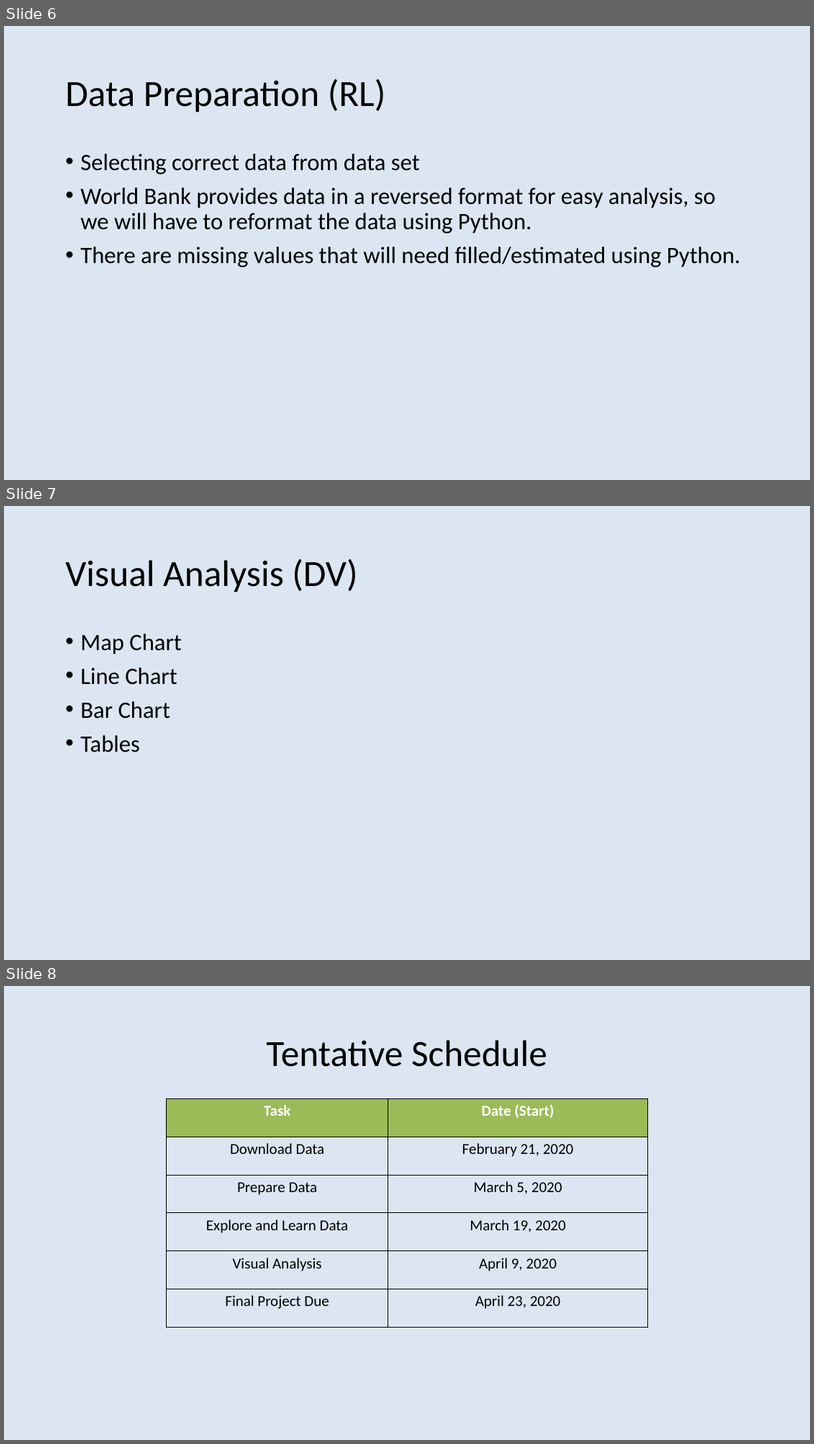
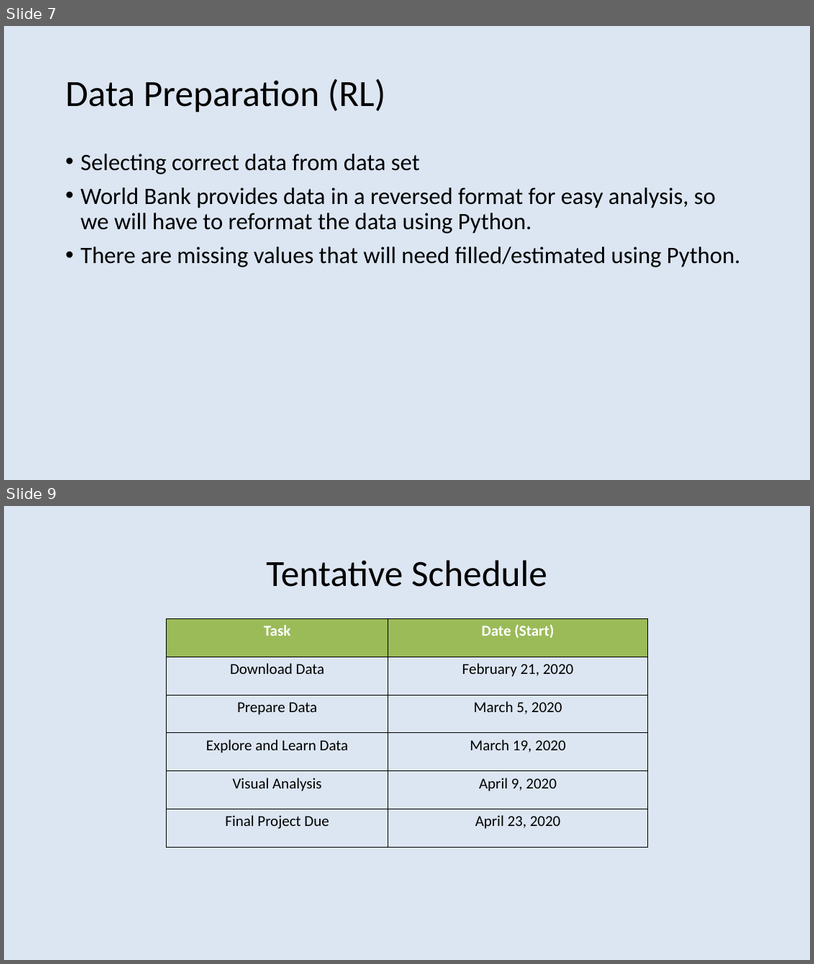
Before and after one commit to dustinak80/Information-Visualization, a slide deck: Project/Project Proposal.pptx. Shown one above the other, each under a label of ours: slides 6, 7 and 8 before the commit, slides 7 and 9 after it; the slides between them are not shown. The pictures are 814x1444 and 814x964 pixels, drawn with LibreOffice and Linux fonts; fonts in the diff are those of the drawing. Boxes give left, top, right and bottom in pixels: in the first picture for what was removed or moved away, otherwise in the second. Text is boxed around its words. In the diff, an @@ line names an element or a change of style, - is before the commit and + after.

```diff
--- a/Project/Project Proposal.pptx
+++ b/Project/Project Proposal.pptx
@@ slide 7 removed at (x1=4, y1=506, x2=810, y2=960), background #DCE6F2 @@
@@ title removed at (x1=65, y1=559, x2=358, y2=592) @@
-Visual Analysis (DV)
@@ text removed at (x1=80, y1=633, x2=181, y2=752) @@
-• Map Chart
-• Line Chart
-• Bar Chart
-• Tables
@@ what was slide 6 is now slide 7 @@
@@ what was slide 8 is now slide 9 @@
```
Also in this commit, not shown: 2 slides changed, 2 slides added.
